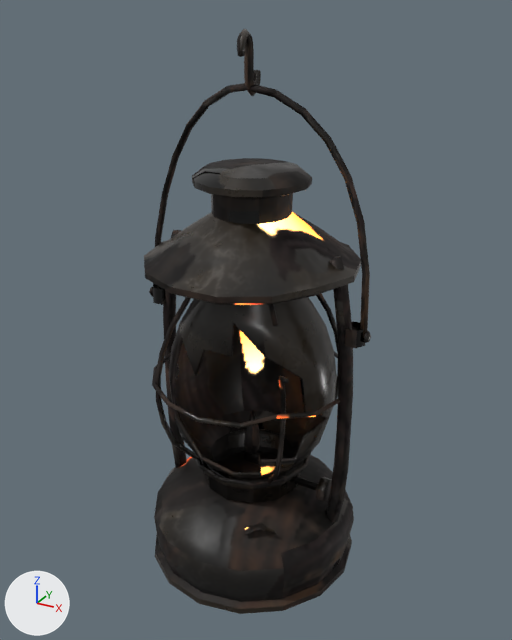
One commit to the Blender file render-output/b4-props/b4p_mine_lantern/b4p_mine_lantern.blend: the scene before it, then after it.
One viewpoint serves both versions: a 50 mm camera at (0.218, -0.391, 0.389) aimed at (0.002, 0.002, 0.192). The axes (+X, +Y, +Z) are drawn at lower left. The lights are the same throughout. The first picture is the older version.

The first picture shows 'b4p_mine_lantern'.
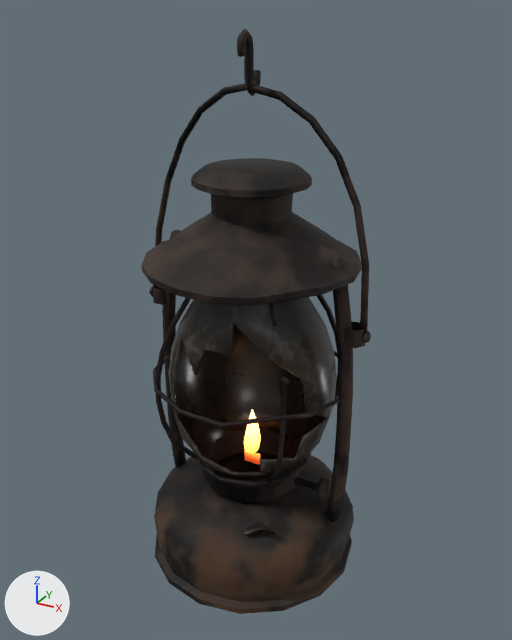
Boxes (x1, y1, x2, y2) around the edits, measured in the pictures (512 x 640 px; the box of a moved part takes in the faces that stretch with it):
'b4p_mine_lantern', reshaped
    before: (144, 29, 371, 614)
    after: (141, 29, 371, 614)
part 1 of me_b4p_mine_lantern, moved or reshaped
    before: (144, 83, 370, 523)
    after: (141, 83, 369, 522)
part 2 of me_b4p_mine_lantern, surface changed
    both: (153, 29, 371, 614)

What changed in the scene script:
```text
Change me_b4p_mine_lantern:
    used by ob_b4p_mine_lantern; location = (0.0, 0.0, 0.0)
    remove me_b4p_mine_lantern.from_pydata(...)  # 1344 vertices, 1523 faces; spans x -0.086..0.086, y -0.078..0.078, z 0.0..0.378
    add me_b4p_mine_lantern.from_pydata(...)  # 1344 vertices, 1527 faces; spans x -0.086..0.086, y -0.078..0.078, z 0.0..0.378
    me_b4p_mine_lantern part 1: 75 vertices moved from x -0.081..0.081, y -0.005..0.01, z 0.047..0.32 to x -0.081..0.081, y -0.005..0.009, z 0.048..0.331; 335 vertices removed from x -0.077..0.066, y -0.071..0.071, z 0.047..0.345; 335 vertices added at x -0.076..0.068, y -0.072..0.072, z 0.047..0.344
    me_b4p_mine_lantern part 2: 1131 kept faces spanning x -0.086..0.086, y -0.078..0.078, z 0.0..0.378 get new texture (UV) coordinates
```
